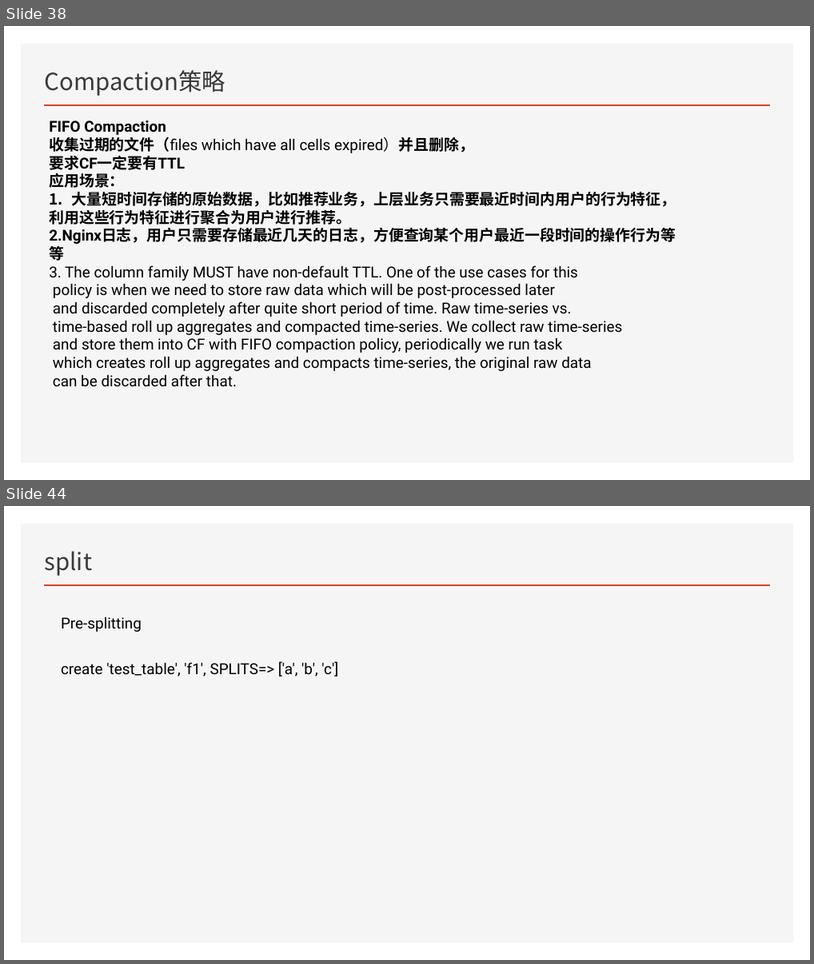
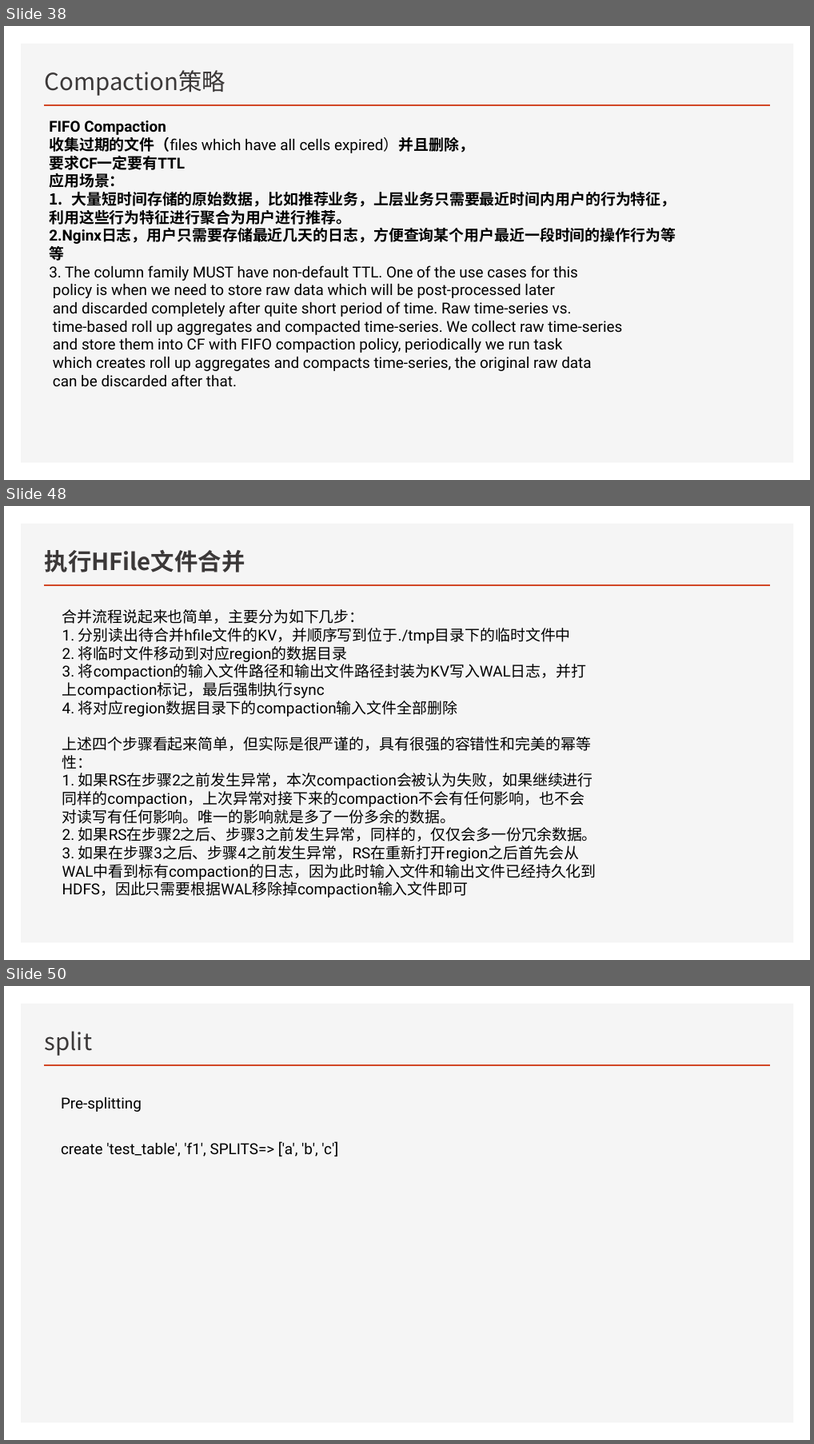
Before and after one commit to Zhangwusheng/Zhangwusheng.github.io, a slide deck: _posts/Hbase基本原理副本.pptx. Shown one above the other, each under a label of ours: slides 38 and 44 before the commit, slides 38, 48 and 50 after it; the slides between them are not shown. The pictures are 814x964 and 814x1444 pixels, drawn with LibreOffice and Linux fonts; fonts in the diff are those of the drawing. Boxes give left, top, right and bottom in pixels: in the first picture for what was removed or moved away, otherwise in the second. Text is boxed around its words. In the diff, an @@ line names an element or a change of style, - is before the commit and + after.

```diff
--- a/_posts/Hbase基本原理副本.pptx
+++ b/_posts/Hbase基本原理副本.pptx
@@ slide 48 added at (x1=4, y1=506, x2=810, y2=960), background #FFFFFF; not listed: 2 template elements that a slide beside it also shows @@
@@ title added at (x1=45, y1=550, x2=246, y2=572), 28 pt, text #3B3838, bold @@
+执行HFile文件合并
@@ text added at (x1=62, y1=609, x2=598, y2=897), 18 pt, text #000000 @@
+合并流程说起来也简单，主要分为如下几步：
+1. 分别读出待合并hfile文件的KV，并顺序写到位于./tmp目录下的临时文件中
+2. 将临时文件移动到对应region的数据目录
+3. 将compaction的输入文件路径和输出文件路径封装为KV写入WAL日志，并打上compaction标记，最后强制执行sync
+4. 将对应region数据目录下的compaction输入文件全部删除
+上述四个步骤看起来简单，但实际是很严谨的，具有很强的容错性和完美的幂等性：
+1. 如果RS在步骤2之前发生异常，本次compaction会被认为失败，如果继续进行同样的compaction，上次异常对接下来的compaction不会有任何影响，也不会对读写有任何影响。唯一的影响就是多了一份多余的数据。
+2. 如果RS在步骤2之后、步骤3之前发生异常，同样的，仅仅会多一份冗余数据。
+3. 如果在步骤3之后、步骤4之前发生异常，RS在重新打开region之后首先会从WAL中看到标有compaction的日志，因为此时输入文件和输出文件已经持久化到HDFS，因此只需要根据WAL移除掉compaction输入文件即可
@@ what was slide 44 is now slide 50 @@
```
Also in this commit, not shown: 2 slides changed, 9 other slides added, 3 slides removed, 1 other file.
